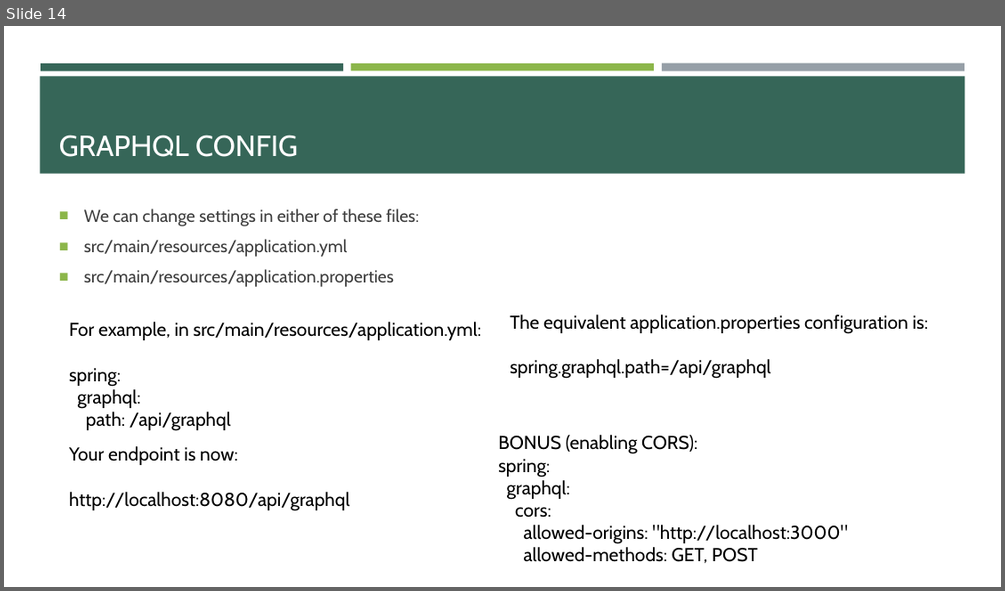
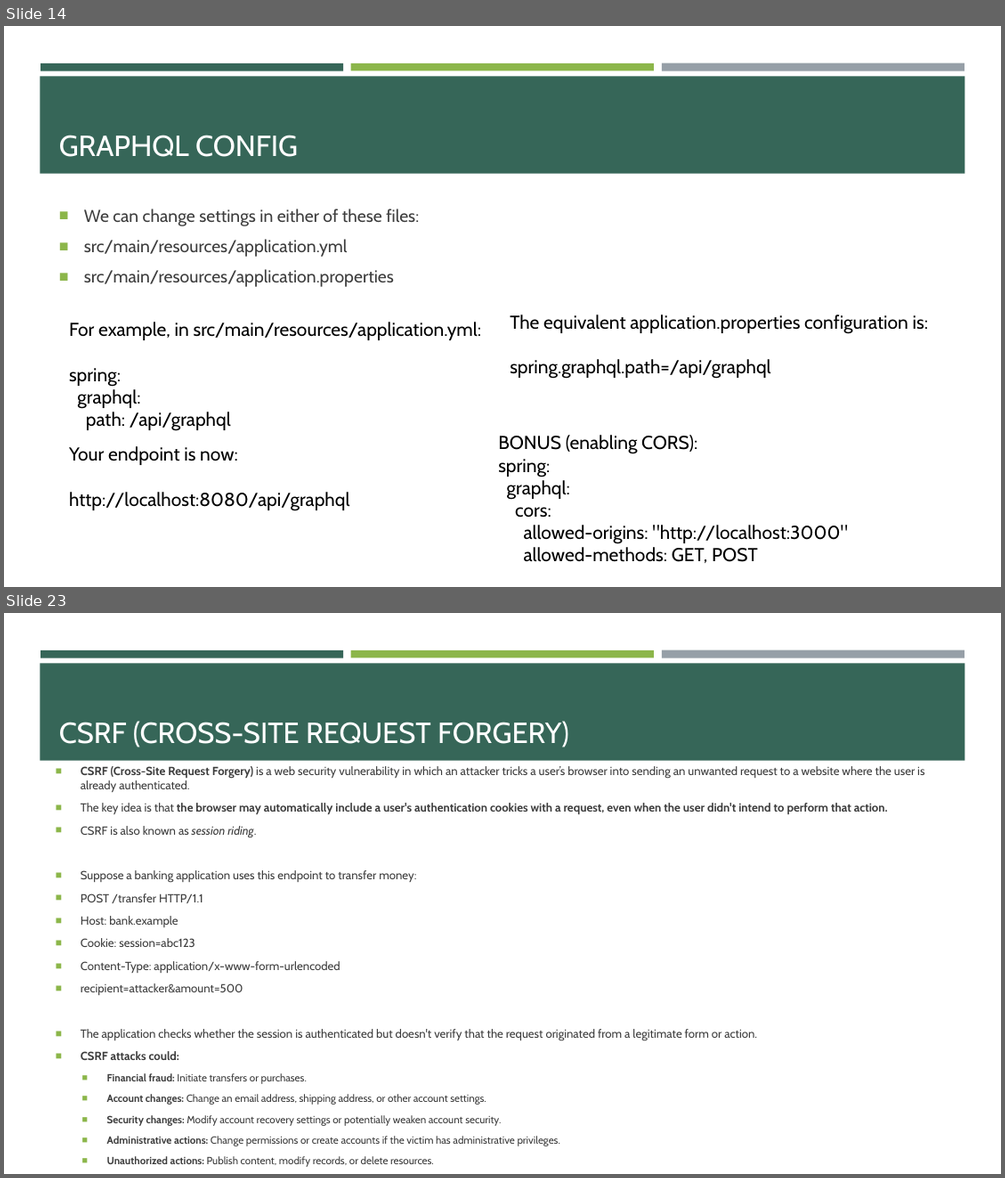
Before and after one commit to e-m-wilson/java-fs, a slide deck: Week_8/Spring_Boot_Modules.pptx. Shown one above the other, each under a label of ours: slide 14 before the commit, slides 14 and 23 after it; the slides between them are not shown. The pictures are 1005x591 and 1005x1178 pixels, drawn with LibreOffice and Linux fonts; fonts in the diff are those of the drawing. Boxes give left, top, right and bottom in pixels: in the first picture for what was removed or moved away, otherwise in the second. Text is boxed around its words. In the diff, an @@ line names an element or a change of style, - is before the commit and + after.

```diff
--- a/Week_8/Spring_Boot_Modules.pptx
+++ b/Week_8/Spring_Boot_Modules.pptx
@@ slide 23 added at [4,613,1001,1174], background #FFFFFF; not listed: 4 template elements that a slide beside it also shows @@
@@ title added at [59,721,569,747], 28 pt, text #FFFFFF @@
+CSRF (CROSS-SITE REQUEST FORGERY)
@@ text added at [81,766,924,1167], 11.2 pt, text #3D3D3D @@
+■ CSRF (Cross-Site Request Forgery) is a web security vulnerability in which an attacker tricks a user’s browser into sending an unwanted request to a website where the user is already authenticated.
+■ The key idea is that the browser may automatically include a user's authentication cookies with a request, even when the user didn't intend to perform that action.
+■ CSRF is also known as session riding.
+■ Suppose a banking application uses this endpoint to transfer money:
+■ POST /transfer HTTP/1.1
+■ Host: bank.example
+■ Cookie: session=abc123
+■ Content-Type: application/x-www-form-urlencoded
+■ recipient=attacker&amount=500
+■ The application checks whether the session is authenticated but doesn't verify that the request originated from a legitimate form or action.
+■ CSRF attacks could:
+  ■ Financial fraud: Initiate transfers or purchases.
+  ■ Account changes: Change an email address, shipping address, or other account settings.
+  ■ Security changes: Modify account recovery settings or potentially weaken account security.
+  ■ Administrative actions: Change permissions or create accounts if the victim has administrative privileges.
+  ■ Unauthorized actions: Publish content, modify records, or delete resources.
```
Also in this commit, not shown: 1 slide changed, 9 other slides added, 30 other files.
